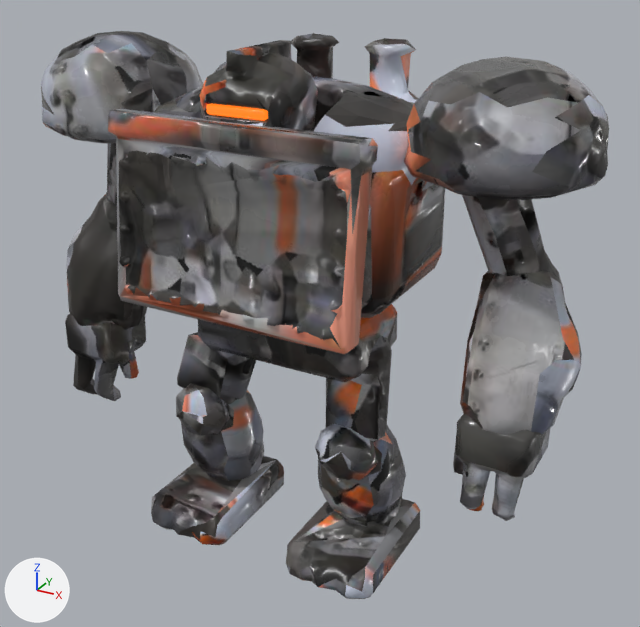
Two versions of the glTF model assets/robots/ironclad.glb, one commit apart.
Before and after are seen from a 50 mm lens placed at (0.977, -1.631, 1.408), pointed at (0.04, 0.073, 0.557). Arrows for +X, +Y and +Z are at lower left; the lights stay in place. The first picture is the older version. Vertices at exactly the same position are counted once.

Before the edit, the objects in view are built like this:
```python
me_ironcladmesh = bpy.data.meshes.new('IroncladMesh')
me_ironcladmesh.from_pydata(...)  # 2424 vertices, 4760 faces; spans x -0.665..0.669, y -0.281..0.435, z -0.011..1.19
me_ironcladmesh.materials.append(mat_ironcladmat)
ob_ironcladmesh = bpy.data.objects.new('IroncladMesh', me_ironcladmesh)
ob_ironcladmesh.location = (0.0, 0.0, 0.0)
```
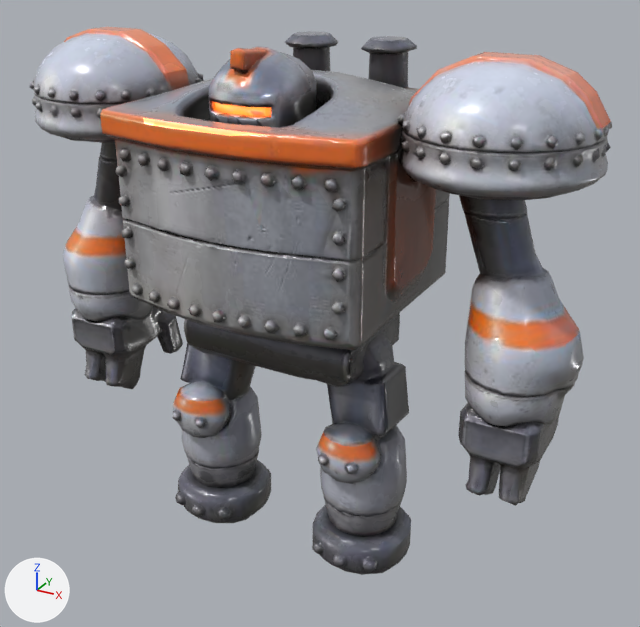
What differs and where, as boxes [x1, y1, x2, y2] in the pictures (640 x 627 px):
'IroncladMesh', reshaped
    before: [41, 31, 609, 599]
    after: [30, 27, 612, 575]
part 1 of me_ironcladmesh, rebuilt (20% wider, 47% taller)
    before: [154, 77, 445, 318]
    after: [100, 31, 450, 386]
part 2 of me_ironcladmesh, rebuilt (53% taller)
    before: [404, 57, 609, 200]
    after: [397, 52, 612, 272]
part 3 of me_ironcladmesh, rebuilt
    before: [41, 31, 203, 143]
    after: [30, 27, 204, 201]
part 4 of me_ironcladmesh, rebuilt (8% narrower, 10% shorter)
    before: [200, 40, 318, 131]
    after: [209, 46, 317, 128]
part 5 of me_ironcladmesh, rebuilt
    before: [66, 194, 147, 329]
    after: [63, 193, 183, 389]
part 6 of me_ironcladmesh, rebuilt
    before: [453, 414, 550, 521]
    after: [458, 415, 559, 506]
part 7 of me_ironcladmesh, rebuilt
    before: [460, 263, 582, 435]
    after: [460, 262, 584, 436]
part 8 of me_ironcladmesh, rebuilt (20% taller)
    before: [318, 425, 406, 527]
    after: [316, 406, 409, 529]
part 9 of me_ironcladmesh, rebuilt (19% wider, 65% taller)
    before: [181, 390, 264, 481]
    after: [172, 372, 271, 523]
part 10 of me_ironcladmesh, rebuilt
    before: [198, 304, 397, 382]
    after: [227, 313, 409, 430]
part 11 of me_ironcladmesh, rebuilt (26% narrower, 29% shorter)
    before: [286, 499, 420, 599]
    after: [312, 504, 411, 575]
part 12 of me_ironcladmesh, added
    after: [182, 319, 310, 384]
part 13 of me_ironcladmesh, deleted
    before: [65, 33, 557, 545]
part 14 of me_ironcladmesh, deleted
    before: [176, 332, 256, 435]

The edits, one by one:
Material 'IroncladMatGlow' (mat_ironcladmatglow) is new.
Uses the picture img_ironclad_albedo.
Uses the picture img_ironclad_normal.
Uses the picture img_ironclad_orm.
me_ironcladmesh is used by ob_ironcladmesh; location (0.0, 0.0, 0.0).
me_ironcladmesh had 2424 vertices, 4760 faces and spanned x -0.665..0.669, y -0.281..0.435, z -0.011..1.19.
me_ironcladmesh now has 4735 vertices, 8572 faces and spans x -0.668..0.672, y -0.297..0.356, z -0.011..1.194.
me_ironcladmesh part 1: the loose piece of 302 vertices spanning x -0.34..0.342, y -0.209..0.27, z 0.651..1.11 is rebuilt with 1306 vertices and now spans x -0.301..0.321, y -0.297..0.356, z 0.487..1.171.
me_ironcladmesh part 2: the loose piece of 152 vertices spanning x 0.275..0.666, y -0.165..0.226, z 0.951..1.176 is rebuilt with 602 vertices and now spans x 0.293..0.67, y -0.194..0.213, z 0.792..1.188.
me_ironcladmesh part 3: the loose piece of 152 vertices spanning x -0.665..-0.275, y -0.165..0.226, z 0.951..1.176 is rebuilt with 611 vertices and now spans x -0.667..-0.285, y -0.258..0.271, z 0.792..1.188.
me_ironcladmesh part 4: the loose piece of 132 vertices spanning x -0.105..0.107, y -0.201..-0.001, z 1.006..1.19 is rebuilt with 128 vertices and now spans x -0.106..0.109, y -0.205..0.013, z 1.026..1.194.
me_ironcladmesh part 5: the loose piece of 102 vertices spanning x -0.665..-0.432, y -0.119..0.147, z 0.4..0.79 is rebuilt with 464 vertices and now spans x -0.668..-0.429, y -0.114..0.154, z 0.247..0.792.
me_ironcladmesh part 6: the loose piece of 102 vertices spanning x 0.439..0.623, y -0.135..0.037, z 0.242..0.486 is rebuilt with 177 vertices and now spans x 0.438..0.636, y -0.094..0.154, z 0.247..0.471.
me_ironcladmesh part 7: the loose piece of 102 vertices spanning x 0.431..0.669, y -0.118..0.146, z 0.401..0.791 is rebuilt with 301 vertices and now spans x 0.432..0.672, y -0.114..0.133, z 0.471..0.792.
me_ironcladmesh part 8: the loose piece of 92 vertices spanning x 0.099..0.301, y -0.123..0.109, z 0.039..0.36 is rebuilt with 255 vertices and now spans x 0.1..0.31, y -0.159..0.091, z 0.115..0.381.
me_ironcladmesh part 9: the loose piece of 92 vertices spanning x -0.301..-0.099, y -0.123..0.109, z 0.042..0.36 is rebuilt with 444 vertices and now spans x -0.32..-0.084, y -0.159..0.103, z -0.011..0.381.
me_ironcladmesh part 10: the loose piece of 92 vertices spanning x -0.239..0.24, y -0.099..0.16, z 0.428..0.607 is rebuilt with 125 vertices and now spans x -0.211..0.285, y -0.13..0.175, z 0.381..0.622.
me_ironcladmesh part 11: the loose piece of 87 vertices spanning x 0.086..0.313, y -0.222..0.117, z -0.011..0.167 is rebuilt with 193 vertices and now spans x 0.087..0.323, y -0.147..0.103, z -0.011..0.115.
me_ironcladmesh part 12: a new loose piece of 129 vertices spanning x -0.282..0.213, y -0.13..0.18, z 0.381..0.622, in mat_ironcladmat.
me_ironcladmesh part 13: 8 loose pieces with 846 vertices, spanning x -0.623..0.591, y -0.281..0.435, z -0.011..1.164, are deleted.
me_ironcladmesh part 14: 171 vertices removed from x -0.281..0.201, y -0.16..0.24, z 0.233..0.67.
me_ironcladmesh gains material mat_ironcladmatglow.
